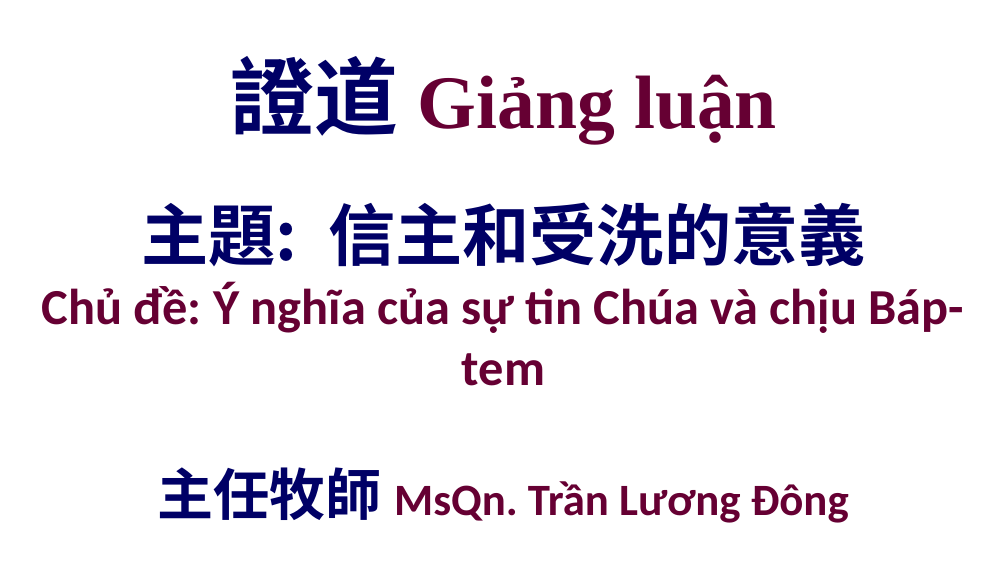
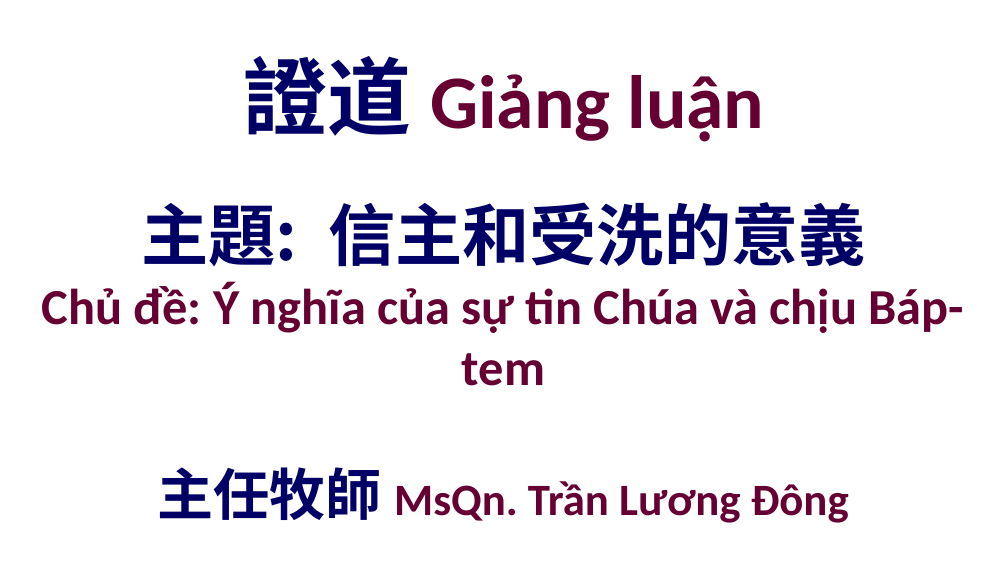
Before and after one commit to batisuoc/other-ppts, a slide deck: slide 14 of 聯合崇拜流程.pptx. Drawn at 1008x567 pixels with LibreOffice and Linux fonts; fonts in the diff are those of the drawing; background and template pictures are left out. Boxes give left, top, right and bottom in pixels: in the first picture for what was removed or moved away, otherwise in the second. Text is boxed around its words. In the diff, an @@ line names an element or a change of style, - is before the commit and + after.

```diff
--- a/聯合崇拜流程.pptx
+++ b/聯合崇拜流程.pptx
@@ title "證道 Giảng luận" at (x1=243, y1=56, x2=765, y2=142): font Times New Roman to Calibri in "Giảng luận" @@
```
Also in this commit, not shown: 2 other slides changed, 1 other file.
